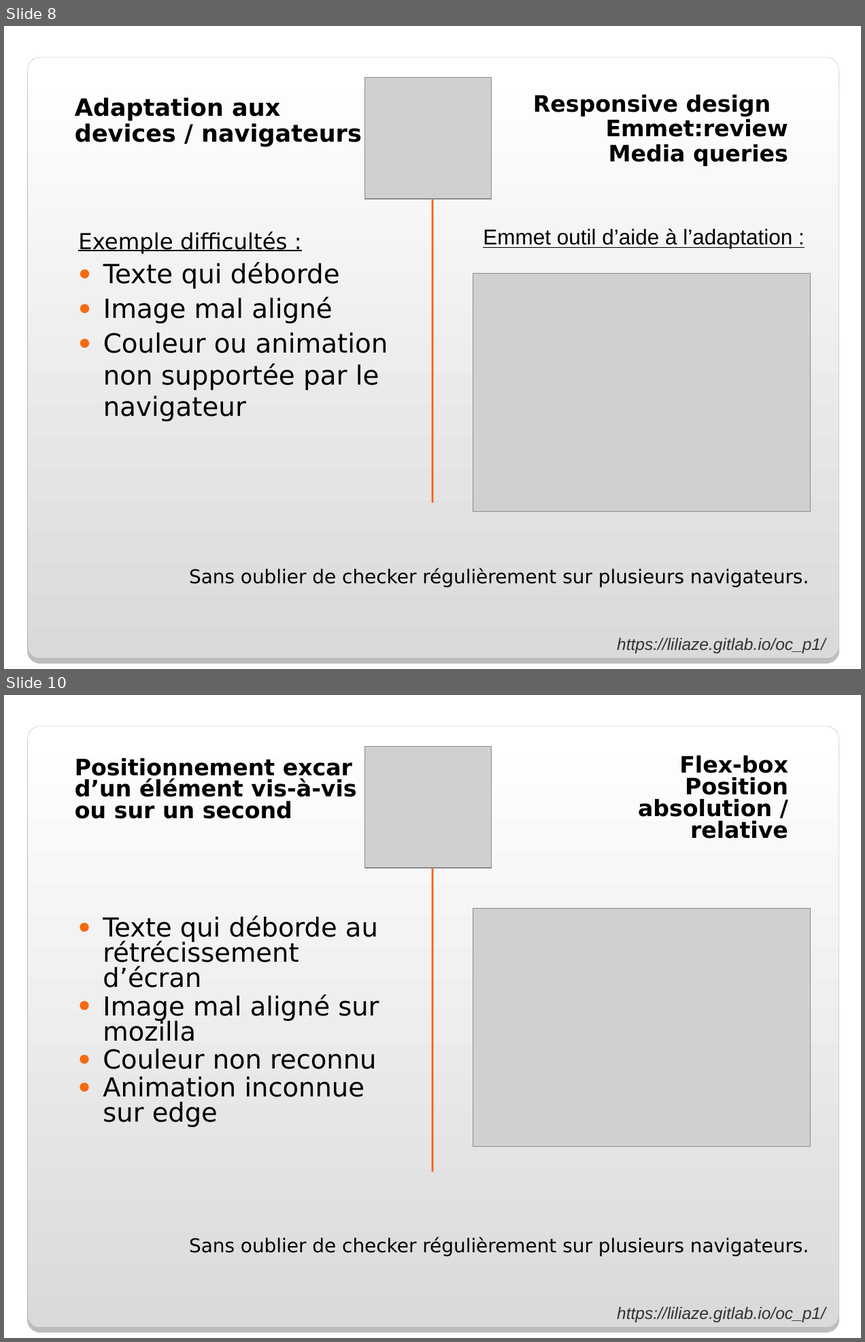
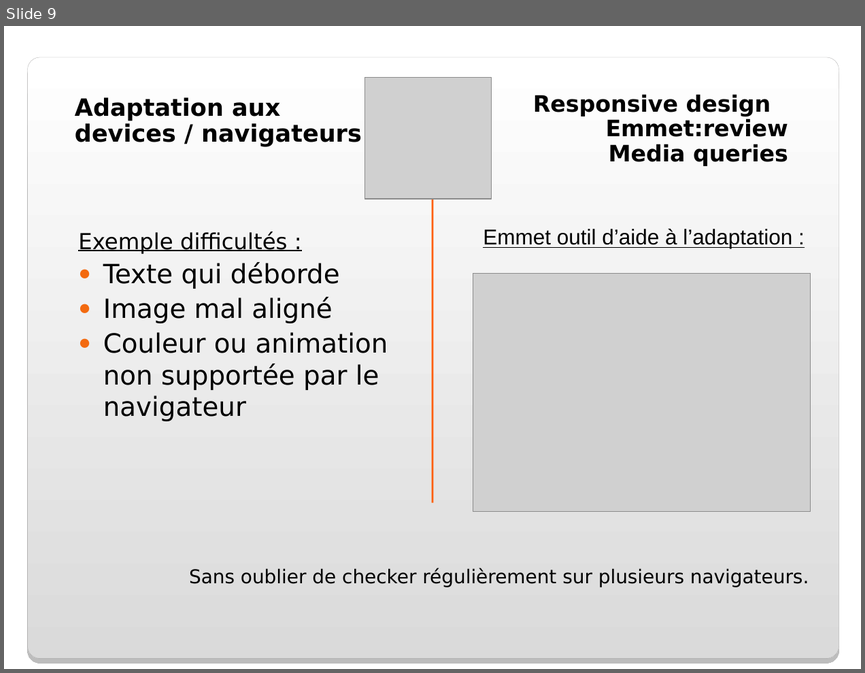
Before and after one commit to Liliaze/Recreer_une_maquette_OC_DWJ_P1, a slide deck: pres_soutenance.ppt. Shown one above the other, each under a label of ours: slides 8 and 10 before the commit, slide 9 after it; the slides between them are not shown. The pictures are 865x1342 and 865x673 pixels, drawn with LibreOffice and Linux fonts; fonts in the diff are those of the drawing; grey boxes stand for pictures; background and template pictures are left out. Boxes give left, top, right and bottom in pixels: in the first picture for what was removed or moved away, otherwise in the second. Text is boxed around its words. In the diff, an @@ line names an element or a change of style, - is before the commit and + after.

```diff
--- a/pres_soutenance.ppt
+++ b/pres_soutenance.ppt
@@ slide 10 removed at <box>4,695,861,1338</box>, background picture (left out); not listed: 2 template elements that a slide beside it also shows @@
@@ picture removed at <box>364,747,492,868</box> @@
@@ text removed at <box>638,755,788,838</box> @@
-Flex-box
-Position absolution / relative
@@ text removed at <box>75,758,356,819</box> @@
-Positionnement excar d’un élément vis-à-vis ou sur un second
@@ line removed from (432, 854) to (432, 1172) @@
@@ text removed at <box>103,915,379,1127</box> @@
-● Texte qui déborde au rétrécissement d’écran
-● Image mal aligné sur mozilla
-● Couleur non reconnu
-● Animation inconnue sur edge
@@ picture removed at <box>473,909,810,1147</box> @@
@@ title removed at <box>189,1237,809,1256</box> @@
-Sans oublier de checker régulièrement sur plusieurs navigateurs.
@@ what was slide 8 is now slide 9 @@
@@ slide 9 changed as well @@
@@ text removed at <box>617,637,825,653</box> @@
-https://liliaze.gitlab.io/oc_p1/
```
Also in this commit, not shown: 11 other slides changed, 3 slides added, 2 other slides removed.
